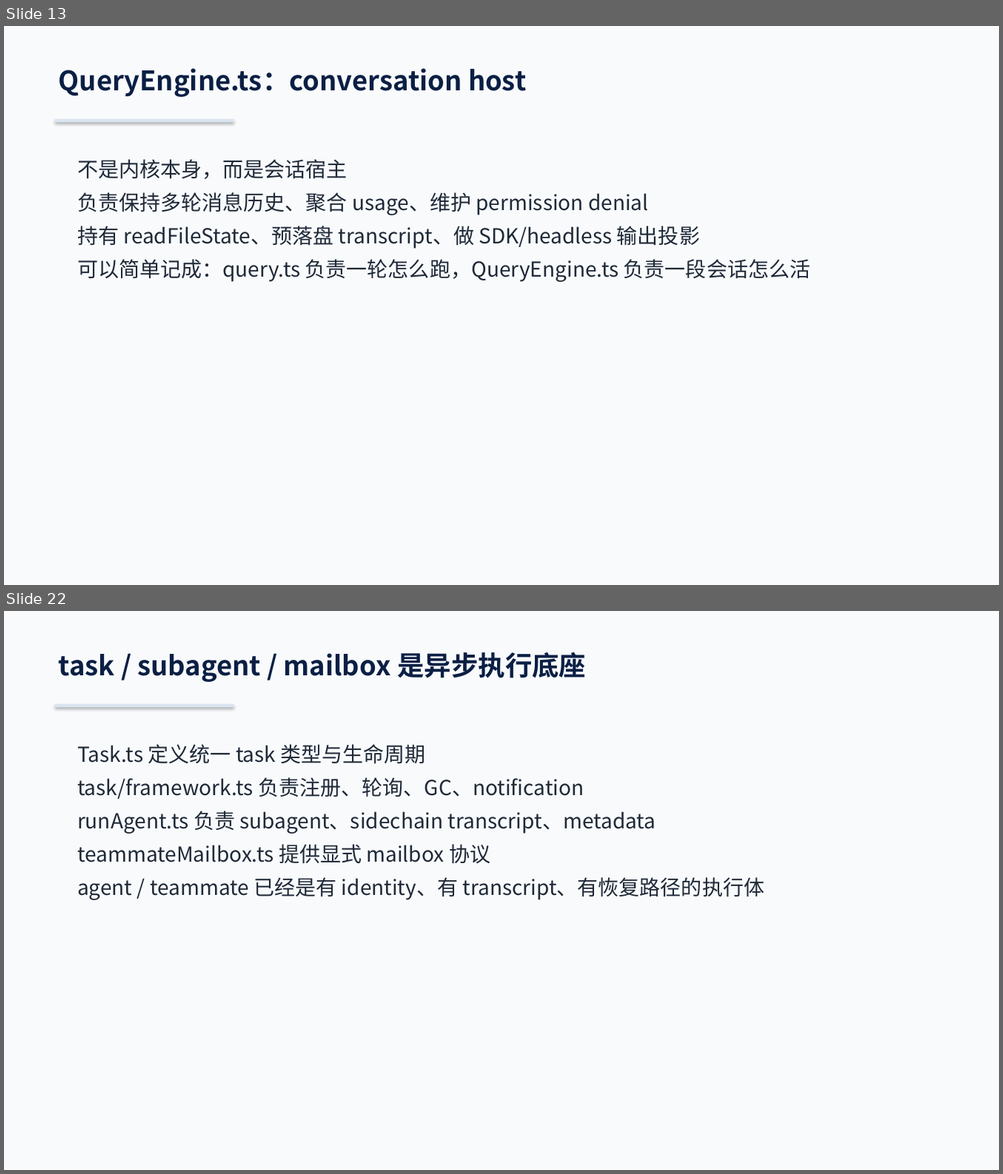
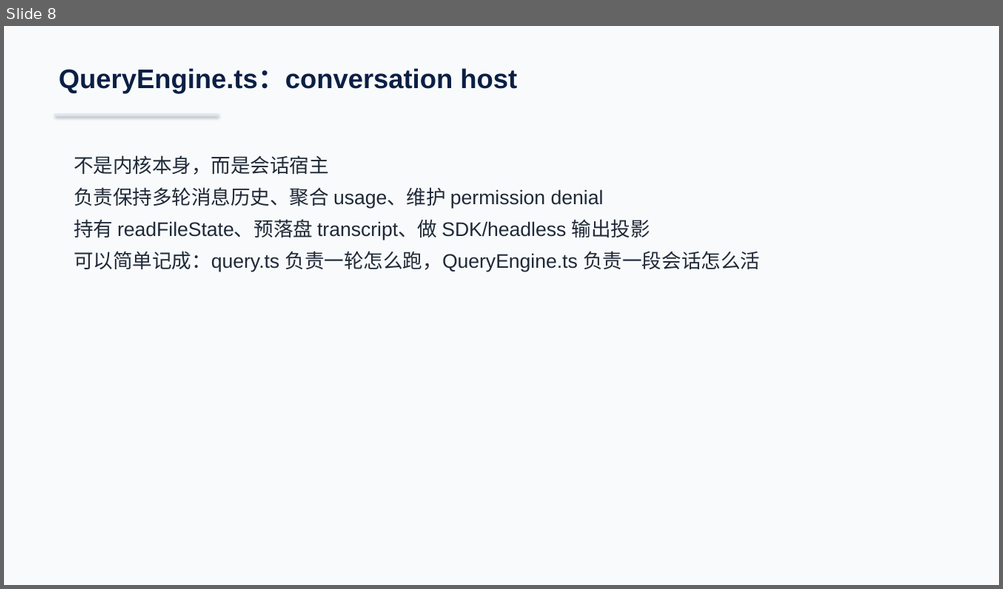
Before and after one commit to boboliu-1010/ccode, a slide deck: docs/zh/00-代码总览与运行时走读-WPS兼容版.pptx. Shown one above the other, each under a label of ours: slides 13 and 22 before the commit, slide 8 after it; the slides between them are not shown. The pictures are 1003x1174 and 1003x589 pixels, drawn with LibreOffice and Linux fonts; fonts in the diff are those of the drawing. Boxes give left, top, right and bottom in pixels: in the first picture for what was removed or moved away, otherwise in the second. Text is boxed around its words. In the diff, an @@ line names an element or a change of style, - is before the commit and + after.

```diff
--- a/docs/zh/00-代码总览与运行时走读-WPS兼容版.pptx
+++ b/docs/zh/00-代码总览与运行时走读-WPS兼容版.pptx
@@ slide 22 removed at [4,611,999,1170], background #F8FAFC @@
@@ text removed at [59,652,586,682] @@
-task / subagent / mailbox 是异步执行底座
@@ rectangle removed at [55,704,234,707] @@
@@ text removed at [77,744,765,900] @@
-Task.ts 定义统一 task 类型与生命周期
-task/framework.ts 负责注册、轮询、GC、notification
-runAgent.ts 负责 subagent、sidechain transcript、metadata
-teammateMailbox.ts 提供显式 mailbox 协议
-agent / teammate 已经是有 identity、有 transcript、有恢复路径的执行体
@@ what was slide 13 is now slide 8 @@
@@ slide 8 changed as well @@
@@ text "QueryEngine.ts：conversation host" at [59,68,517,93]: font Noto Sans CJK SC to Arial @@
@@ rectangle: place and size @@
-rectangle at [55,119,234,122]
+rectangle at [55,114,219,116]
@@ text "不是内核本身，而是会话宿主" at [74,156,760,272]: size 20 to 19 pt, font Noto Sans CJK SC to Arial @@
```
Also in this commit, not shown: 10 other slides changed, 5 slides added, 19 other slides removed, 1 other file.
